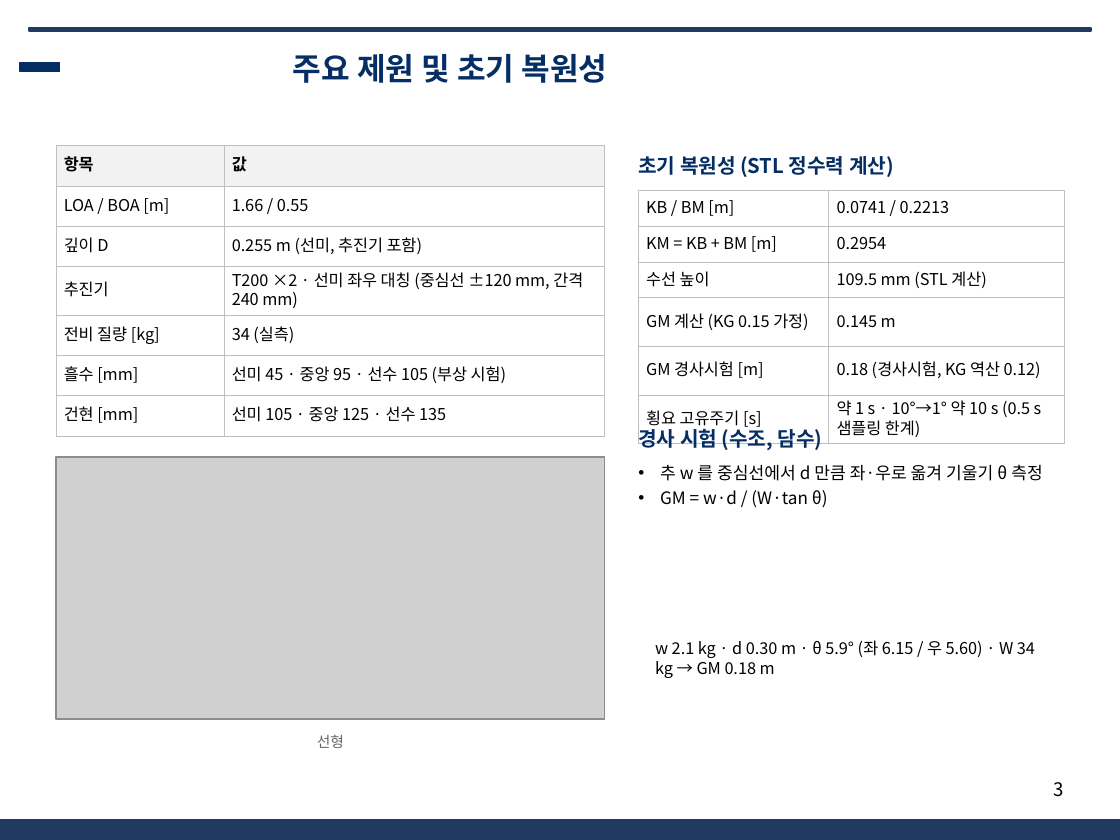
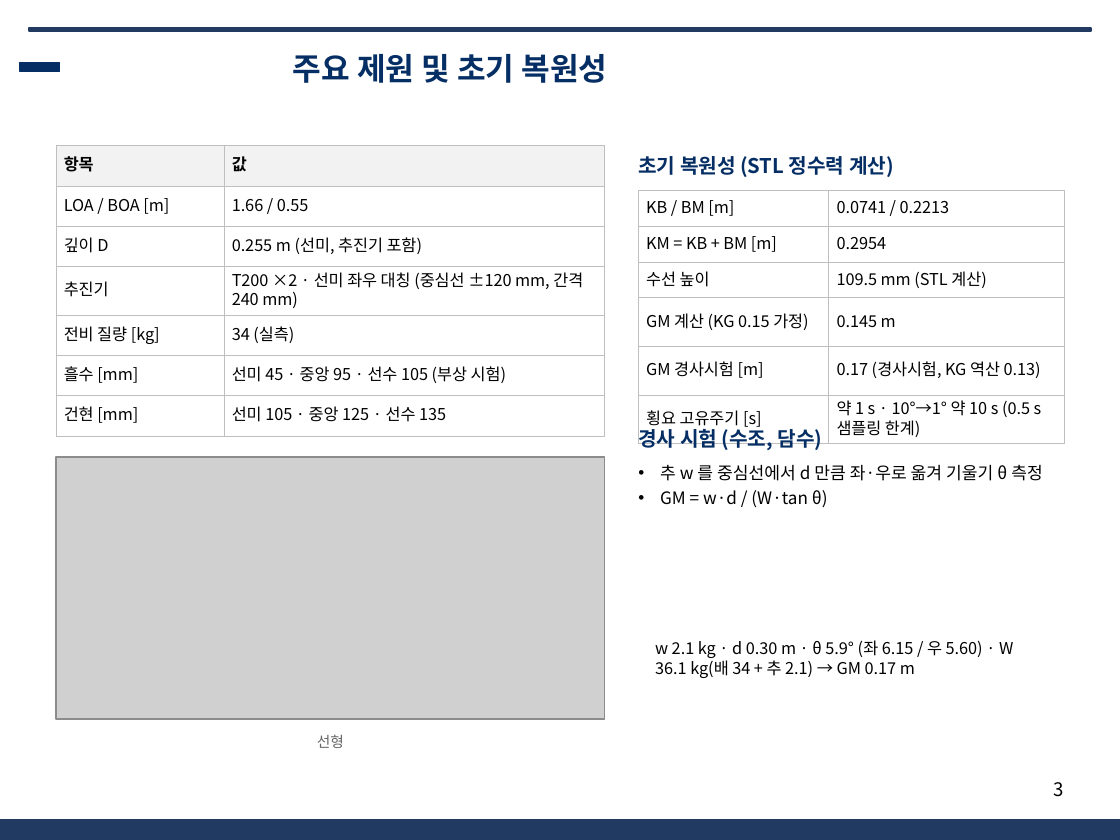
Before and after one commit to unmatsutake377-rgb/ros2_ws, a slide deck: slide 3 of docs/전달용/보고서_분담/발표자료_SSF_A.pptx. Drawn at 1120x840 pixels with LibreOffice and Linux fonts; fonts in the diff are those of the drawing; grey boxes stand for pictures; background and template pictures are left out. Boxes give left, top, right and bottom in pixels: in the first picture for what was removed or moved away, otherwise in the second. Text is boxed around its words. In the diff, an @@ line names an element or a change of style, - is before the commit and + after.

```diff
--- a/docs/전달용/보고서_분담/발표자료_SSF_A.pptx
+++ b/docs/전달용/보고서_분담/발표자료_SSF_A.pptx
@@ table at [638,190,1064,441] @@
-row 5, column 2: 0.18 (경사시험, KG 역산 0.12)
+row 5, column 2: 0.17 (경사시험, KG 역산 0.13)
@@ text at [655,640,1013,678]: text changed @@
-w 2.1 kg · d 0.30 m · θ 5.9° (좌 6.15 / 우 5.60) · W 34 kg → GM 0.18 m
+w 2.1 kg · d 0.30 m · θ 5.9° (좌 6.15 / 우 5.60) · W 36.1 kg(배 34 + 추 2.1) → GM 0.17 m
```
Also in this commit, not shown: 1 other slide changed, 3 other files.
